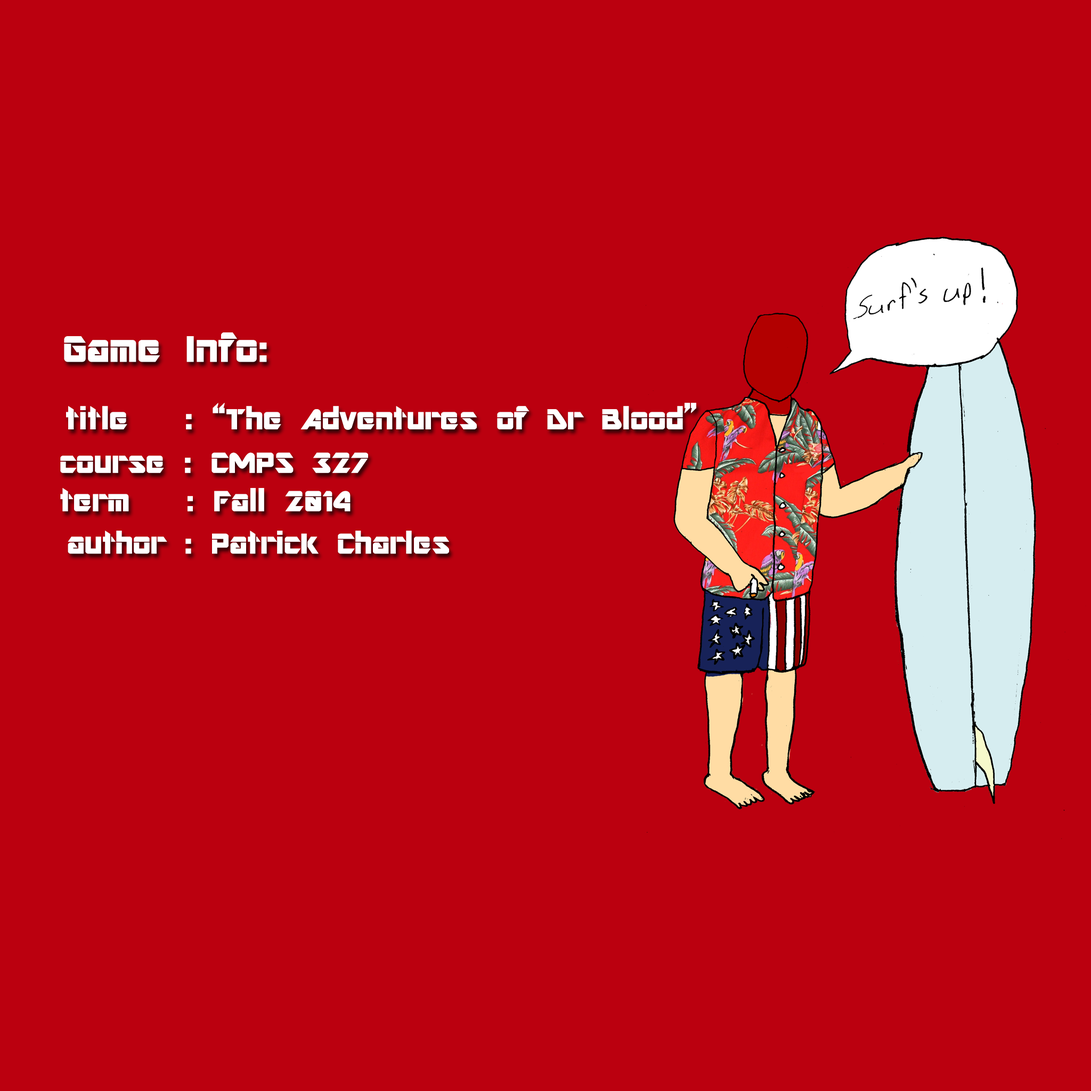
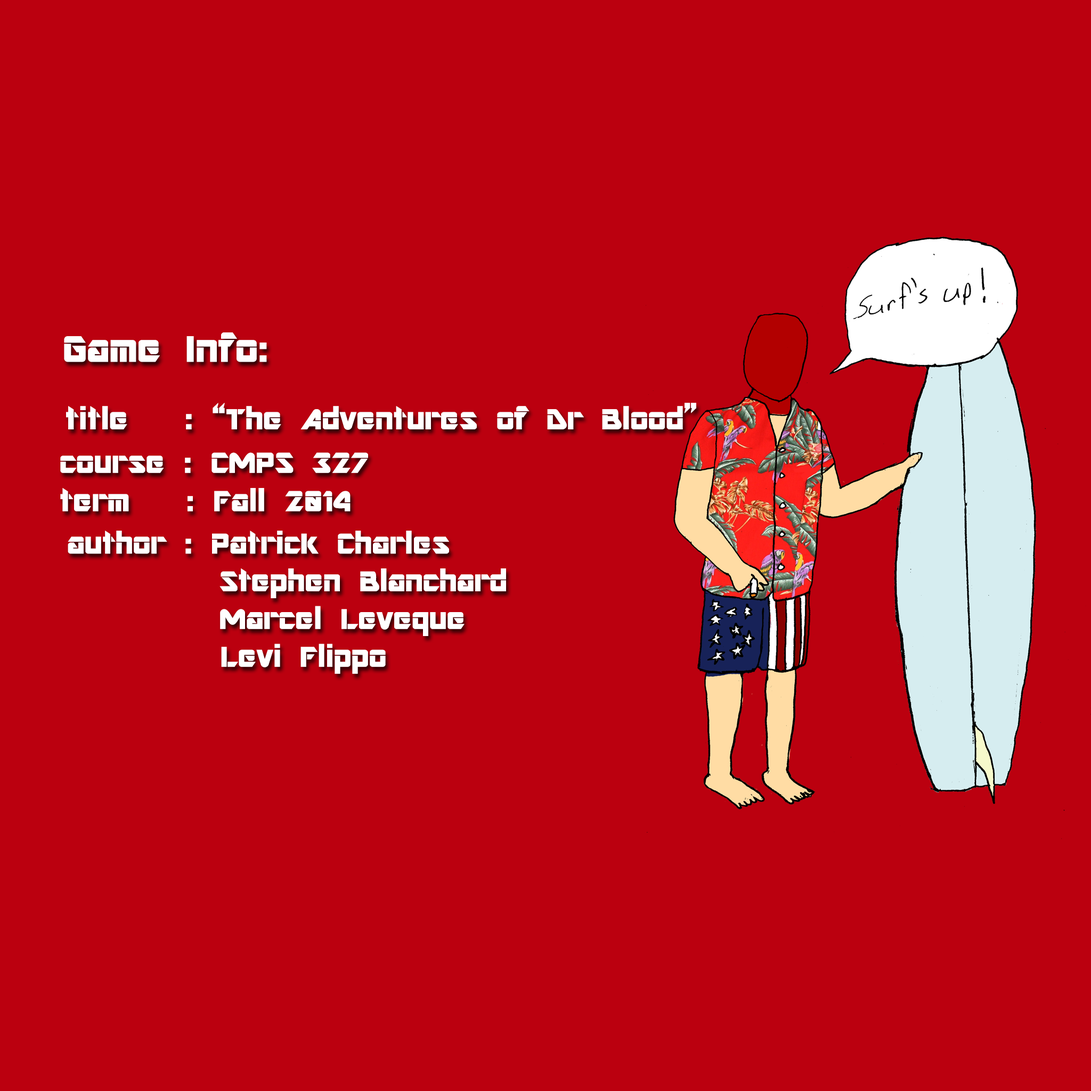
Before/after of a 1091x1091 layered artwork. What changed in the layer stack:
renamed "author : Patrick Charles" to "author : Patrick Charles Stephen Blanchard Marc", painted on it over left=219, top=568, right=507, bottom=675
